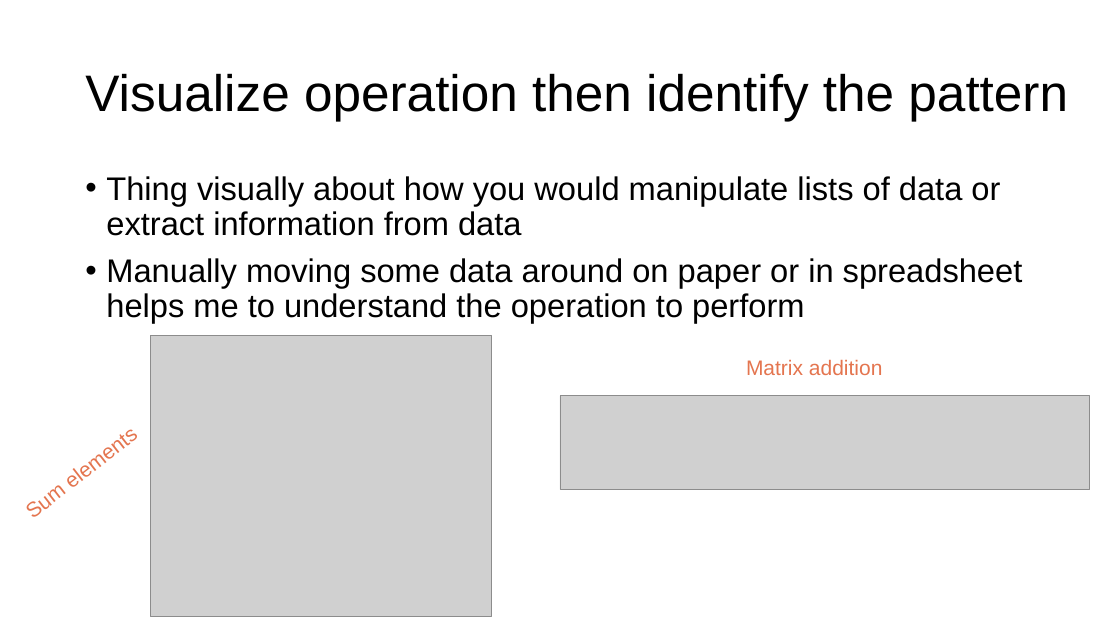
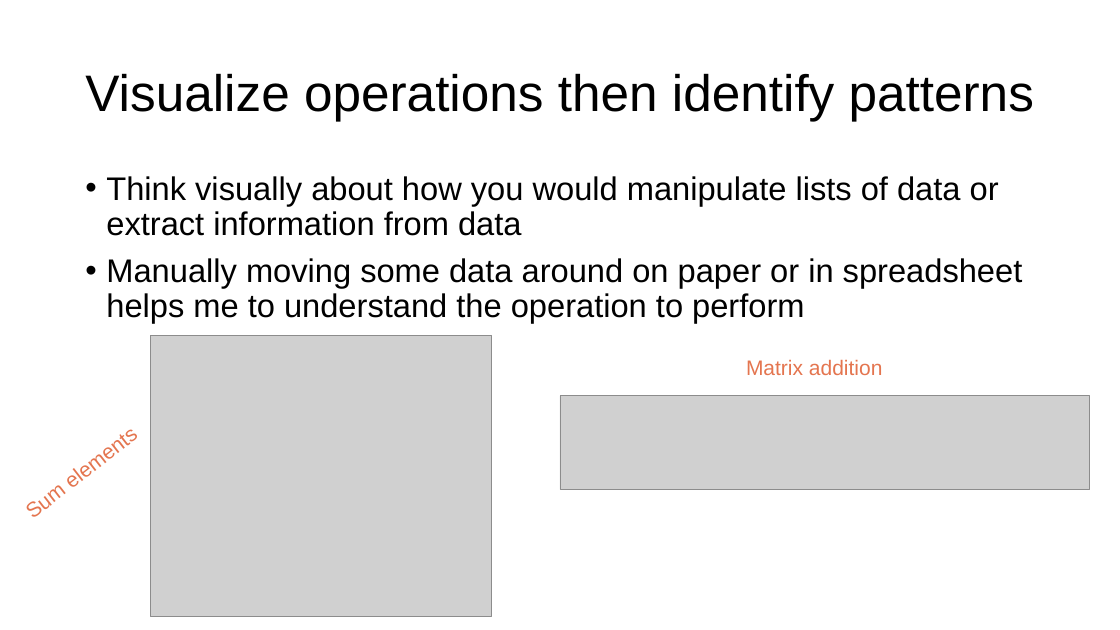
Before and after one commit to parrt/msds501, a slide deck: slide 6 of slides/programming-patterns.pptx. Drawn at 1120x630 pixels with LibreOffice and Linux fonts; fonts in the diff are those of the drawing; grey boxes stand for pictures; background and template pictures are left out. Boxes give left, top, right and bottom in pixels: in the first picture for what was removed or moved away, otherwise in the second. Text is boxed around its words. In the diff, an @@ line names an element or a change of style, - is before the commit and + after.

Commit message:
tweak

```diff
--- a/slides/programming-patterns.pptx
+++ b/slides/programming-patterns.pptx
@@ title at <box>85,73,1034,121</box>: text changed @@
-Visualize operation then identify the pattern
+Visualize operations then identify patterns
@@ text at <box>106,176,999,236</box>: text changed @@
-• Thing visually about how you would manipulate lists of data or extract information from data
+• Think visually about how you would manipulate lists of data or extract information from data
```
Also in this commit, not shown: 6 other slides changed, 4 slides added, 3 slides removed.
